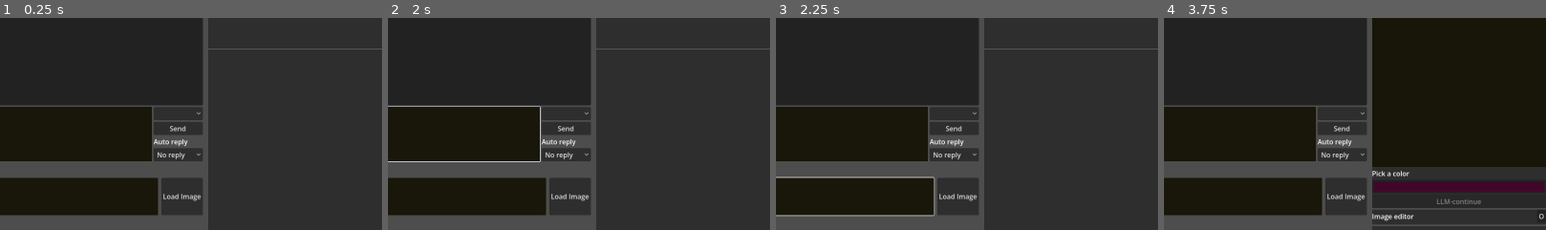
Above: before the commit, frames 1-4 (left to right).
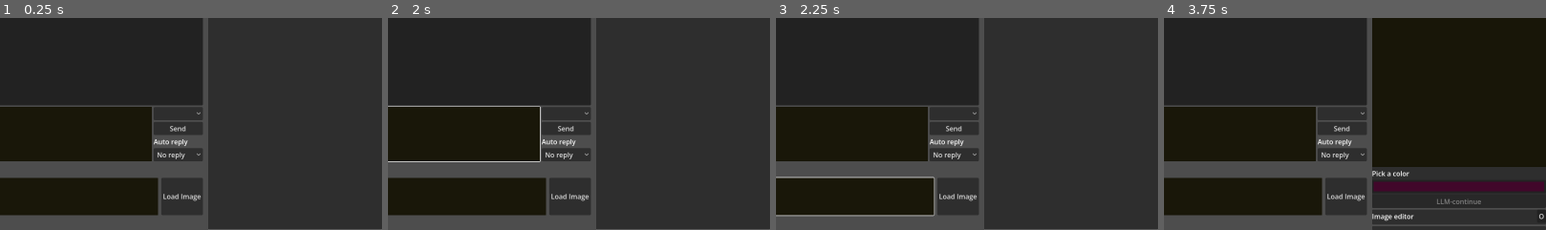
Above: after the commit, the same moments.

Repository: nicemicro/ollama-chat-story
Game: Godot game, scene res://main_interface.tscn
Two runs of this game, one before a commit and one after it. Both use one fixed random seed, a clock stepped at 60 frames per second and the inputs below.
Inputs (mouse positions are % of the whole screen's width and height, from its top left):
- Up to frame 1 (0.25 s): no input
- Up to frame 2 (2 s): click (38, 2) at 0.52 s; type "Alex" at 0.6 s; click (38, 9) at 0.75 s; type "12" at 0.83 s; click (38, 20) at 0.98 s; type "Alex" at 1.07 s; click (38, 27) at 1.27 s; type "12" at 1.35 s; click (40, 34) at 1.5 s; type "Alex" at 1.58 s; click (35, 77) at 1.73 s; type "12" at 1.82 s
- Up to frame 3 (2.25 s): click (35, 92) at 2.02 s; type "Alex" at 2.1 s
- Up to frame 4 (3.75 s): click "Show all" at 2.75 s; click "Add" at 3.5 s
The pictures show only the part of the screen within x 50-100%, y 50-100%; the shares and areas given below are measured in that part.

The runs differ from the first frame. In frame 1, 0.4% of the frame differs, in the area x 54-100%, y 14-100%; in frame 2, 0.4%; in frame 3, 0.4%; in frame 4, nothing differs.

Commit message:
user controls thinking mode for ollama

Diff:
--- a/src/chapter/chapter.gd
+++ b/src/chapter/chapter.gd
@@ -2,7 +2,7 @@
 
 const paragraphSceneUID = "uid://dklx1tdfmq6cb"
 const characterNameSceneUID = "uid://xss4d30ho6ir"
-const MAXCHARS = 10000
+const MAXCHARS = 8000
 
 @export var chapterName: String = ""
 var _tunnels: Array = []
--- a/src/controls/llm_control.gd
+++ b/src/controls/llm_control.gd
@@ -144,7 +144,8 @@
 	call_deferred("scrollBottom")
 	%ApiAccess.sendPostRequest({
 			"model": %SelectModel.get_item_text(%SelectModel.selected),
-			"messages": messageSend
+			"messages": messageSend,
+			"think": %ThinkButton.button_pressed
 		}
 	, "api/chat")
 
@@ -157,7 +158,8 @@
 	var dictSend: Dictionary = {
 		"model": %SelectModel.get_item_text(%SelectModel.selected),
 		"prompt": message,
-		"system": %PromptGen.systemPrompts.pick_random()
+		"system": %PromptGen.systemPrompts.pick_random(),
+		"think": %ThinkButton.button_pressed
 	}
 	if len(images) > 0:
 		dictSend["images"] = images
--- a/src/controls/llm_control.tscn
+++ b/src/controls/llm_control.tscn
@@ -55,6 +55,11 @@
 [node name="SelectModel" type="OptionButton" parent="VBoxContainer/ScrollContainer/Main/ScrollContainer/SubWindows/Connections" index="5" unique_id=2068628792]
 unique_name_in_owner = true
 layout_mode = 2
+
+[node name="ThinkButton" type="CheckButton" parent="VBoxContainer/ScrollContainer/Main/ScrollContainer/SubWindows/Connections" index="6" unique_id=621963100]
+unique_name_in_owner = true
+layout_mode = 2
+text = "Enable Thinking Mode"
 
 [node name="PromptSetup" type="VBoxContainer" parent="VBoxContainer/ScrollContainer/Main/ScrollContainer/SubWindows" index="1" unique_id=569382181]
 layout_mode = 2
--- a/src/controls/placeholder.tscn
+++ b/src/controls/placeholder.tscn
@@ -1,9 +1,9 @@
-[gd_scene load_steps=3 format=3 uid="uid://uu5r5a8j8gk"]
+[gd_scene format=3 uid="uid://uu5r5a8j8gk"]
 
 [ext_resource type="PackedScene" uid="uid://bp7sy4fyjgjj1" path="res://controls/misc_block.tscn" id="1_y57ch"]
 [ext_resource type="Script" uid="uid://sirahpgomuvy" path="res://controls/placeholder.gd" id="2_1nagn"]
 
-[node name="Placeholder" instance=ExtResource("1_y57ch")]
+[node name="Placeholder" unique_id=1113369026 instance=ExtResource("1_y57ch")]
 script = ExtResource("2_1nagn")
 
 [node name="HBoxContainer" parent="VBoxContainer" index="0"]
@@ -12,9 +12,9 @@
 [node name="Label" parent="VBoxContainer/HBoxContainer" index="0"]
 text = "placeholder"
 
-[node name="HSeparator" type="HSeparator" parent="VBoxContainer/Main" index="0"]
-layout_mode = 2
-
-[node name="Spacer" type="Control" parent="VBoxContainer/Main" index="1"]
+[node name="Spacer" type="Control" parent="VBoxContainer/ScrollContainer/Main" index="0" unique_id=1853743513]
 layout_mode = 2
 size_flags_vertical = 3
+
+[node name="HSeparator" type="HSeparator" parent="VBoxContainer/ScrollContainer/Main" index="1" unique_id=1522446065]
+layout_mode = 2
--- a/src/project.godot
+++ b/src/project.godot
@@ -16,7 +16,7 @@
 
 config/name="LLM Chat-based story writing"
 run/main_scene="uid://cw0s0cjc5g3vs"
-config/features=PackedStringArray("4.6", "GL Compatibility")
+config/features=PackedStringArray("4.7", "GL Compatibility")
 config/icon="res://icon.svg"
 
 [autoload]
